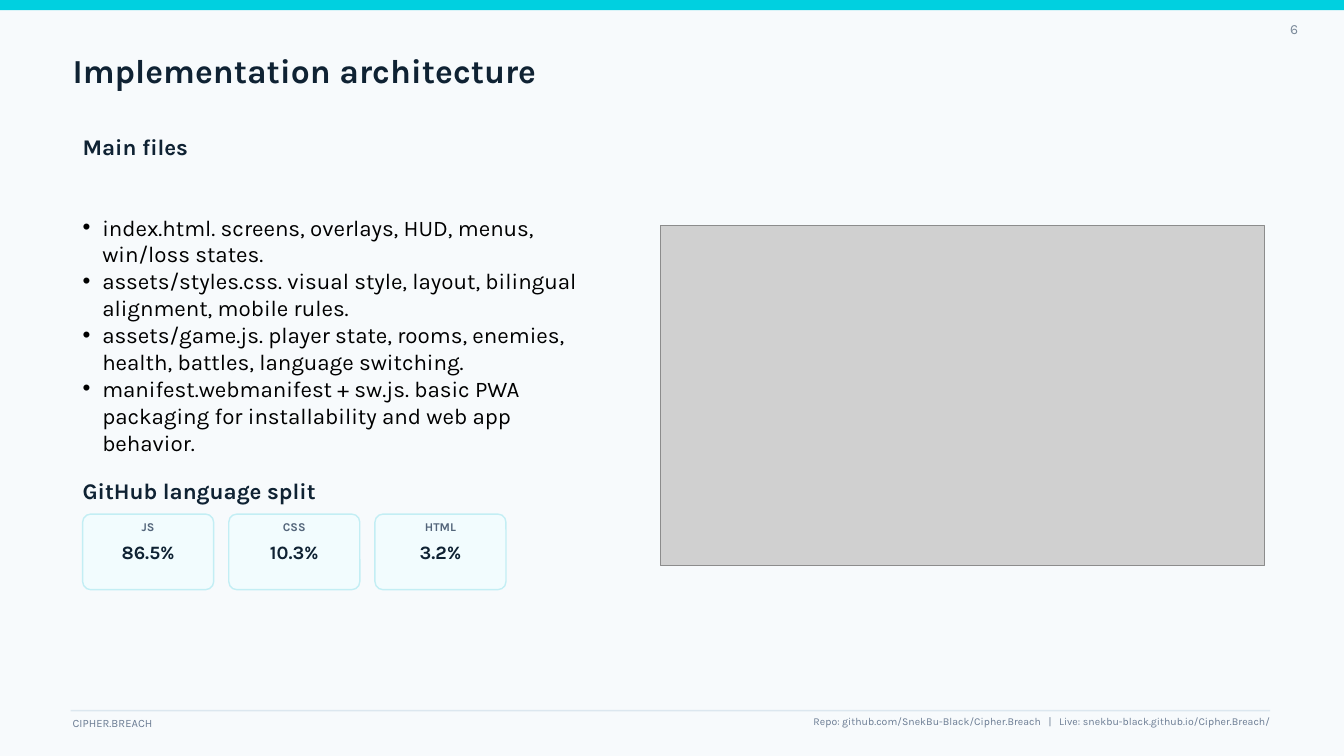
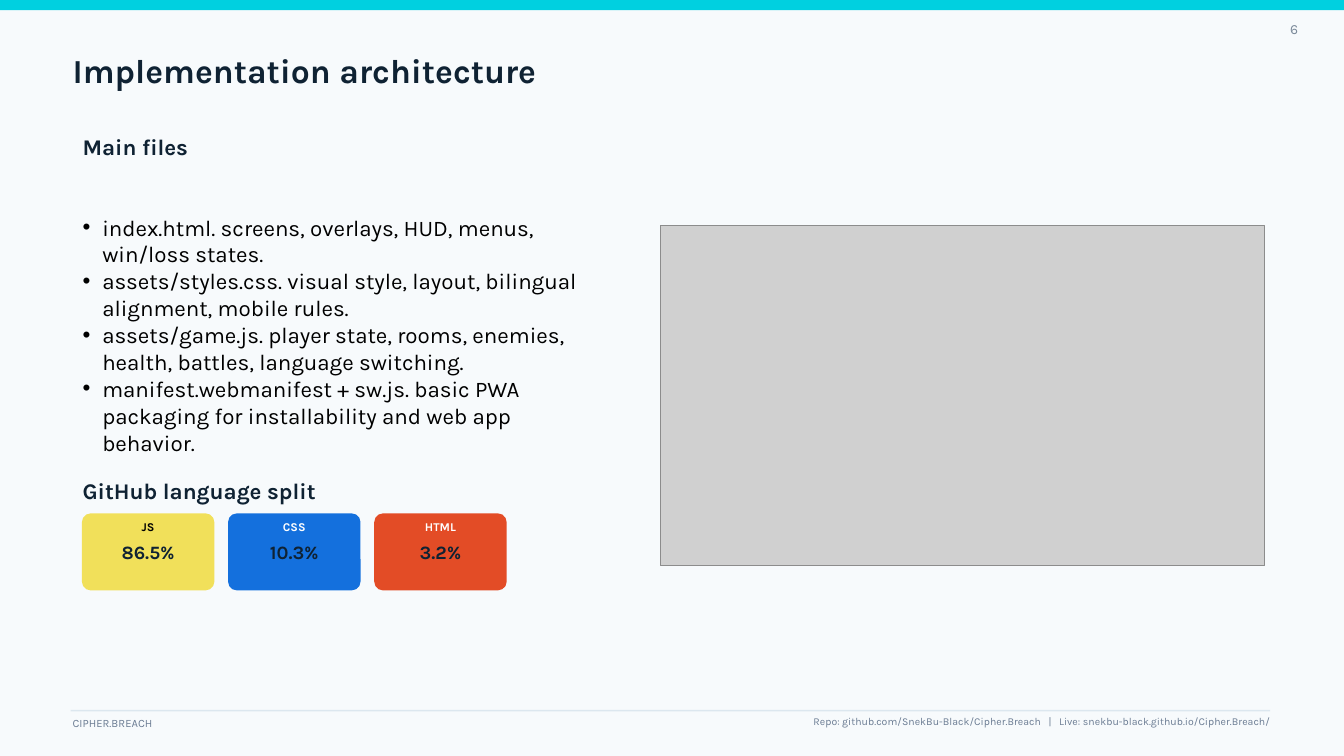
Before and after one commit to SnekBu-Black/Cipher.Breach, a slide deck: slide 6 of Cipher_Breach_Presentation.pptx. Drawn at 1344x756 pixels with LibreOffice and Linux fonts; fonts in the diff are those of the drawing; grey boxes stand for pictures. Boxes give left, top, right and bottom in pixels: in the first picture for what was removed or moved away, otherwise in the second. Text is boxed around its words. In the diff, an @@ line names an element or a change of style, - is before the commit and + after.

```diff
--- a/Cipher_Breach_Presentation.pptx
+++ b/Cipher_Breach_Presentation.pptx
@@ rounded rectangle at box(83, 514, 214, 590): fill #F2FCFE to #F1E05A; outline #C3EEF4 1 pt to #F1E05A 1 pt @@
@@ text "JS" at box(142, 523, 155, 531): text colour #53657A to #000000 @@
@@ rounded rectangle at box(229, 514, 360, 590): fill #F2FCFE to #1470DD; outline #C3EEF4 1 pt to #1470DD 1 pt @@
@@ text "CSS" at box(283, 523, 306, 531): text colour #53657A to #FFFFFF @@
@@ rounded rectangle at box(375, 514, 506, 590): fill #F2FCFE to #E34C26; outline #C3EEF4 1 pt to #E34C26 1 pt @@
@@ text "HTML" at box(425, 523, 456, 531): text colour #53657A to #FFFFFF @@
```
Also in this commit, not shown: 5 other slides changed.
